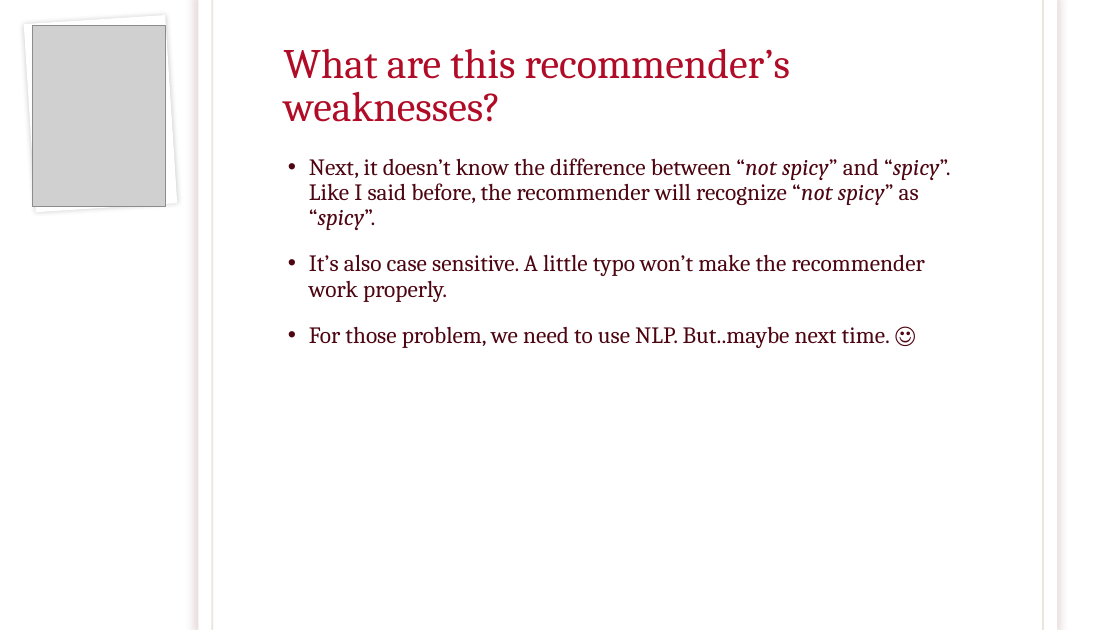
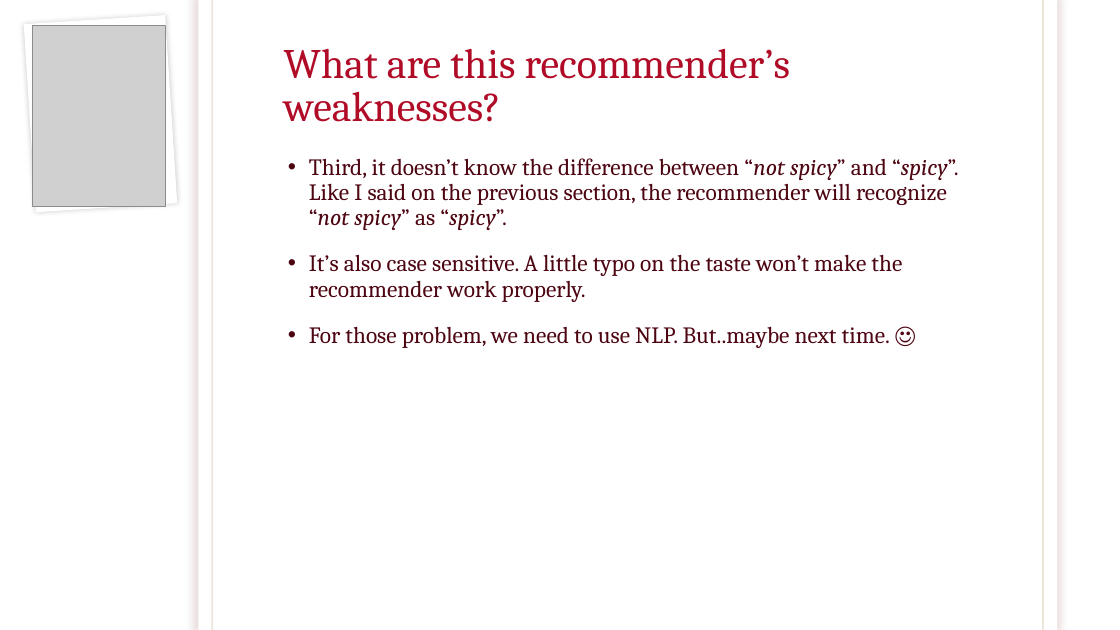
Before and after one commit to Rangga1708/Food-Recommender, a slide deck: slide 43 of Food Recommender Based on Taste.pptx (slide 40 before the commit). Drawn at 1120x630 pixels with LibreOffice and Linux fonts; fonts in the diff are those of the drawing; grey boxes stand for pictures; background and template pictures are left out. Boxes give left, top, right and bottom in pixels: in the first picture for what was removed or moved away, otherwise in the second. Text is boxed around its words. In the diff, an @@ line names an element or a change of style, - is before the commit and + after.

```diff
--- a/Food Recommender Based on Taste.pptx
+++ b/Food Recommender Based on Taste.pptx
@@ text at (309, 158, 959, 302): text changed @@
-• Next, it doesn’t know the difference between “not spicy” and “spicy”. Like I said before, the recommender will recognize “not spicy” as “spicy”.
-• It’s also case sensitive. A little typo won’t make the recommender work properly.
+• Third, it doesn’t know the difference between “not spicy” and “spicy”. Like I said on the previous section, the recommender will recognize “not spicy” as “spicy”.
+• It’s also case sensitive. A little typo on the taste won’t make the recommender work properly.
```
Also in this commit, not shown: 17 other slides changed, 6 slides added, 1 slide removed.
